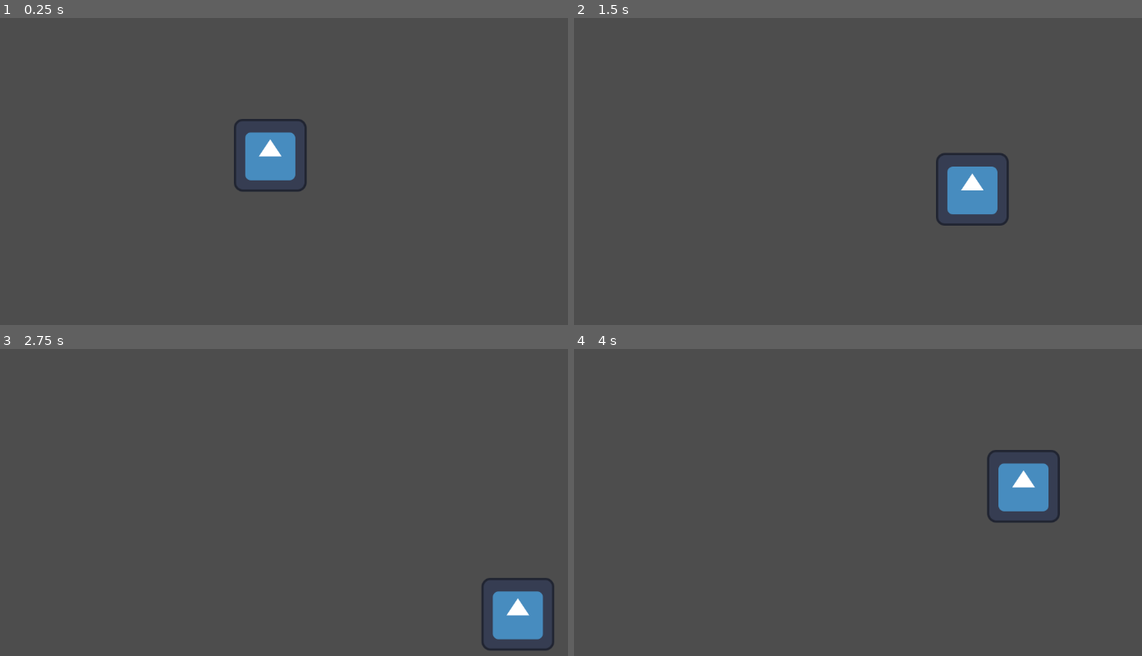
Above: before the commit, frames 1-4 (two rows, left to right).
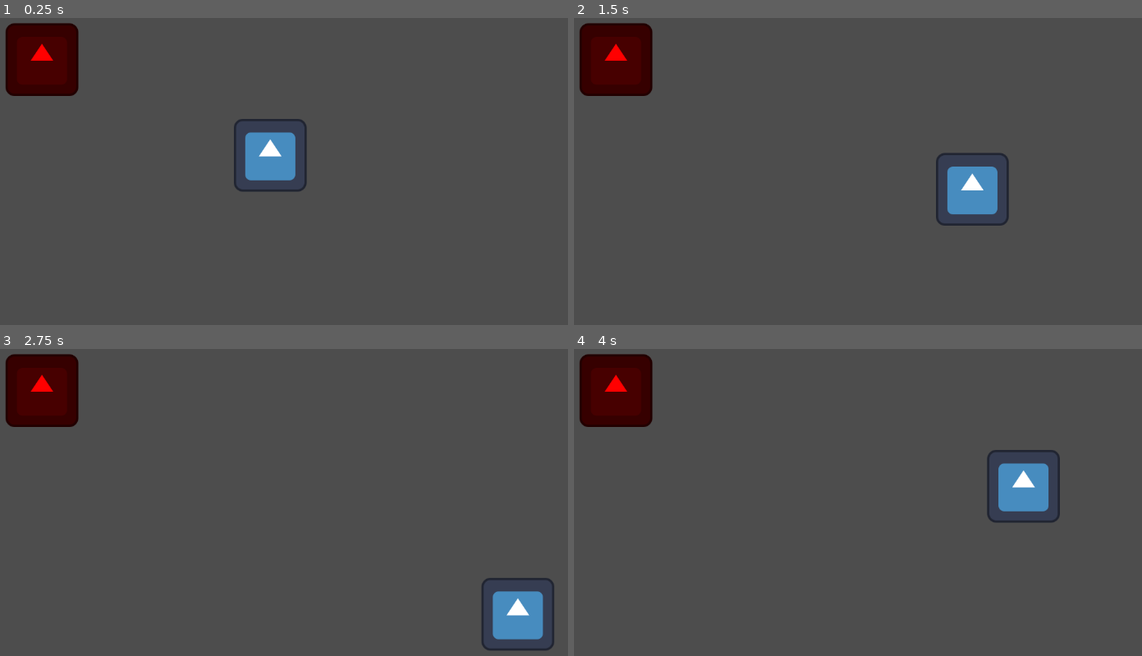
Above: after the commit, the same moments.

Repository: notfennecks/GameJamFall2023
Game: Godot game, scene res://Sample.tscn
Two runs of this game, one before a commit and one after it. Both use one fixed random seed, a clock stepped at 60 frames per second and the inputs below. The engine's default icon, where the game draws it, is replaced by a stand-in: a white triangle on a blue panel in a dark square.
Inputs:
- Up to frame 1 (0.25 s): no input
- Up to frame 2 (1.5 s): tap Enter at 0.5 s; hold Right (ui_right) 0.53-1.28 s; hold Down (ui_down) from 1.28 s (still down)
- Up to frame 3 (2.75 s): release Down (ui_down) at 2.03 s; hold Right (ui_right) from 2.03 s (still down)
- Up to frame 4 (4 s): release Right (ui_right) at 2.78 s; hold Up (ui_up) 2.78-3.53 s; hold Left (ui_left) from 3.53 s (still down)

The runs differ from the first frame. In frame 1, 3.0% of the frame differs, in the area x 1-14%, y 1-26%; in frame 2, 3.0%; in frame 3, 3.0%; in frame 4, 3.0%.

Commit message:
Game Idea and Setup

Diff:
--- /dev/null
+++ b/Enemy.tscn
@@ -0,0 +1,18 @@
+[gd_scene load_steps=3 format=3 uid="uid://hr33ngf2cyvv"]
+
+[ext_resource type="Texture2D" uid="uid://b7o8dxc751shr" path="res://icon.svg" id="1_fgnmt"]
+
+[sub_resource type="RectangleShape2D" id="RectangleShape2D_tsceb"]
+size = Vector2(128, 129)
+
+[node name="Enemy" type="CharacterBody2D"]
+
+[node name="Sprite2D" type="Sprite2D" parent="."]
+modulate = Color(1, 0, 0, 1)
+texture = ExtResource("1_fgnmt")
+
+[node name="Area2D" type="Area2D" parent="."]
+
+[node name="CollisionShape2D" type="CollisionShape2D" parent="Area2D"]
+position = Vector2(0, -0.5)
+shape = SubResource("RectangleShape2D_tsceb")
--- a/Sample.tscn
+++ b/Sample.tscn
@@ -1,8 +1,12 @@
-[gd_scene load_steps=2 format=3 uid="uid://dpkgrf6cq4a25"]
+[gd_scene load_steps=3 format=3 uid="uid://dpkgrf6cq4a25"]
 
 [ext_resource type="PackedScene" uid="uid://dxombrwyroes2" path="res://Player.tscn" id="1_m5fjj"]
+[ext_resource type="PackedScene" uid="uid://hr33ngf2cyvv" path="res://Enemy.tscn" id="2_y1yo2"]
 
 [node name="Node2D" type="Node2D"]
 
 [node name="Player" parent="." instance=ExtResource("1_m5fjj")]
 position = Vector2(602, 338)
+
+[node name="Enemy" parent="." instance=ExtResource("2_y1yo2")]
+position = Vector2(202, 170)
Not shown, added: GameIdea.txt
